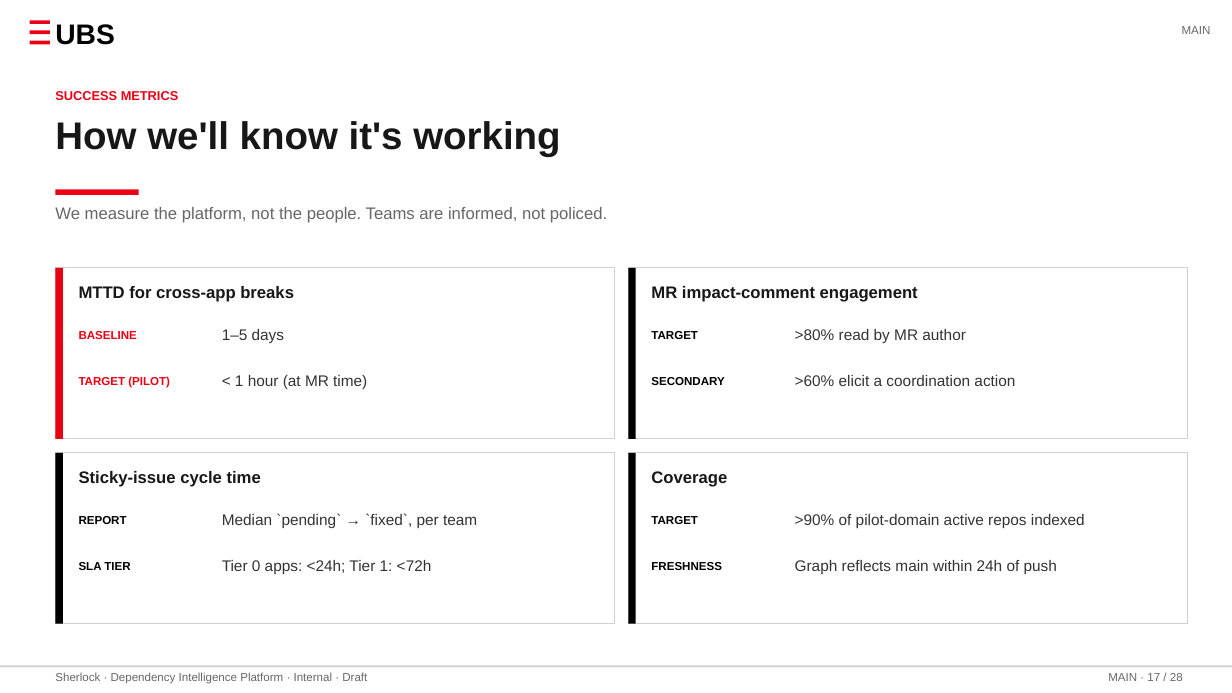
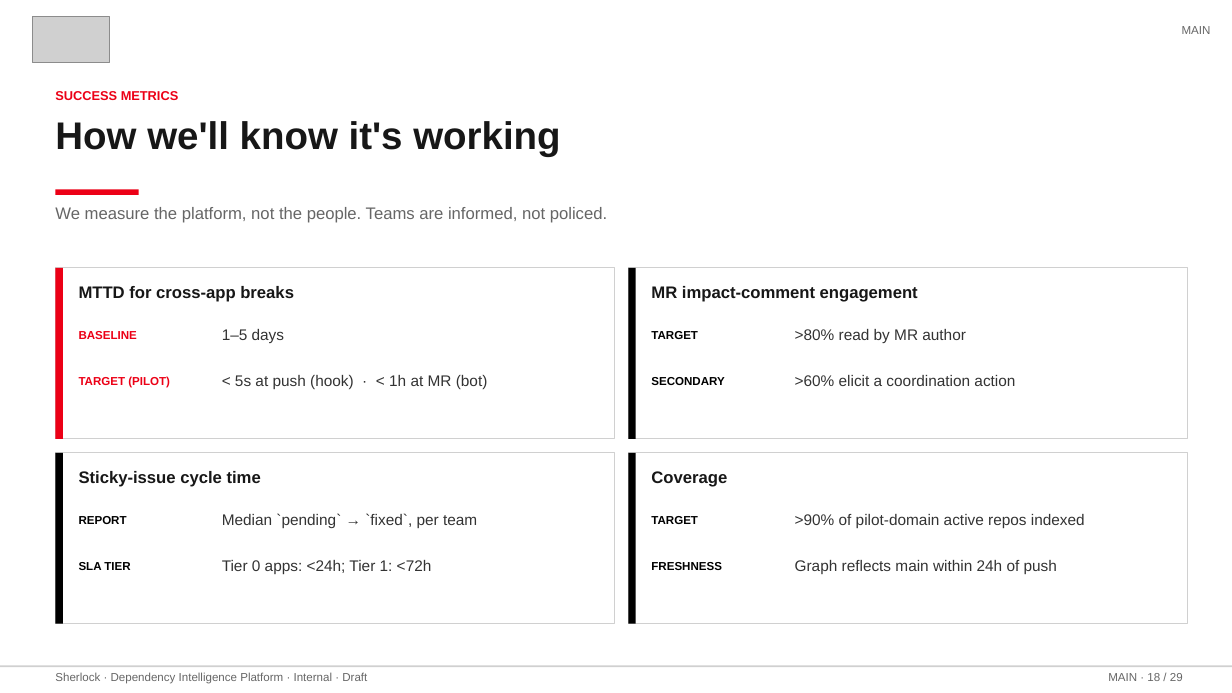
Before and after one commit to stoufeeq/Sherlock, a slide deck: slide 18 of Sherlock_CTO_Pitch.pptx (slide 17 before the commit). Drawn at 1232x693 pixels with LibreOffice and Linux fonts; fonts in the diff are those of the drawing; grey boxes stand for pictures. Boxes give left, top, right and bottom in pixels: in the first picture for what was removed or moved away, otherwise in the second. Text is boxed around its words. In the diff, an @@ line names an element or a change of style, - is before the commit and + after.

```diff
--- a/Sherlock_CTO_Pitch.pptx
+++ b/Sherlock_CTO_Pitch.pptx
@@ rectangle removed at (30, 20, 50, 24) @@
@@ picture added at (32, 17, 109, 63) @@
@@ text removed at (55, 24, 114, 45) @@
-UBS
@@ rectangle removed at (30, 30, 50, 34) @@
@@ rectangle removed at (30, 41, 50, 44) @@
@@ text at (235, 375, 488, 389): text changed @@
-< 1 hour (at MR time)
+< 5s at push (hook) · < 1h at MR (bot)
@@ text at (1108, 673, 1183, 681): text changed @@
-MAIN · 17 / 28
+MAIN · 18 / 29
```
Also in this commit, not shown: 25 other slides changed, 1 slide added, 21 other files.
